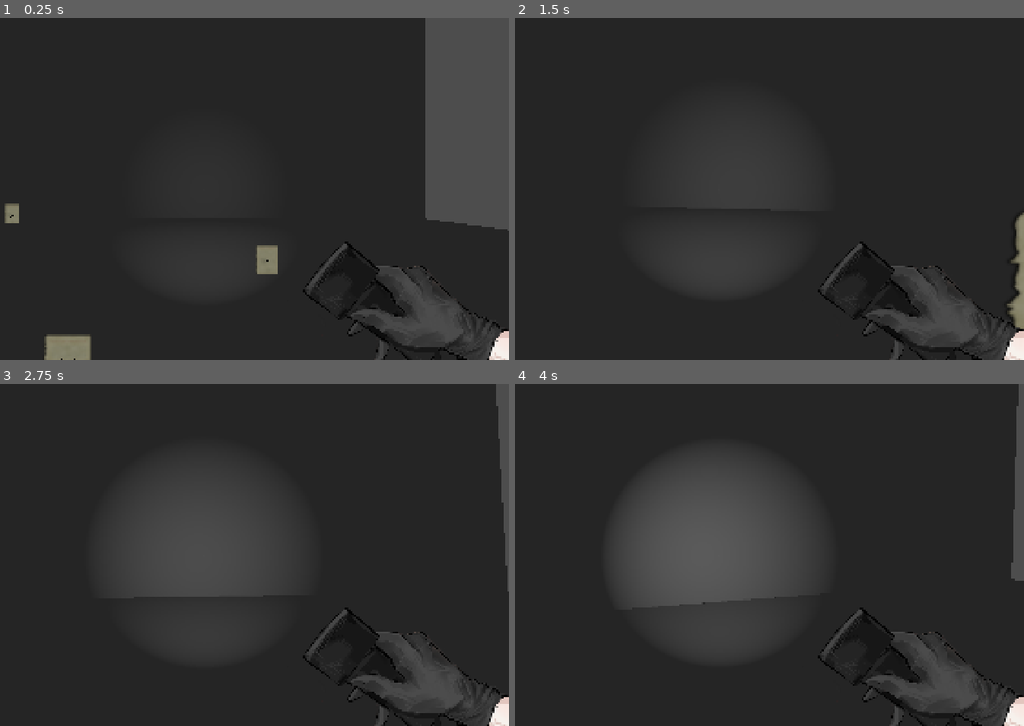
Above: before the commit, frames 1-4 (two rows, left to right).
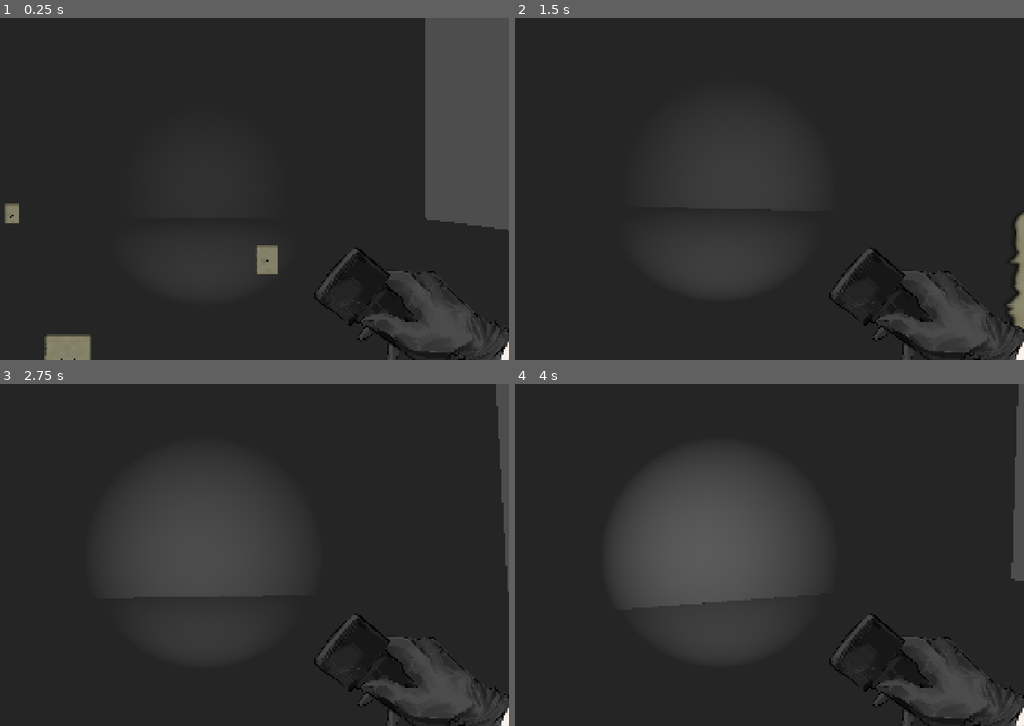
Above: after the commit, the same moments.

Repository: etherstep/mycophobia
Game: Godot game, scene res://Scenes/world.tscn
The game is run twice, just before and just after one commit, with the same random seed, the same clock (stepped at 60 frames per second) and the same inputs.
Inputs (mouse positions are in pixels of both pictures, inside the frame that each line leads up to):
- Up to frame 1 (0.25 s): no input
- Up to frame 2 (1.5 s): move the mouse to (754, 189) at 0.52 s; hold W (move_forward) from 0.53 s (still down); click (754, 189) at 0.6 s; move the mouse to (688, 189) at 1.27 s; click (688, 189) at 1.35 s
- Up to frame 3 (2.75 s): keep holding W (move_forward); move the mouse to (218, 548) at 2.02 s; click (218, 548) at 2.1 s
- Up to frame 4 (4 s): keep holding W (move_forward); move the mouse to (713, 561) at 2.77 s; click (713, 561) at 2.85 s; tap Enter at 3.5 s; move the mouse to (764, 558) at 3.52 s; click (764, 558) at 3.6 s

The runs differ from the first frame. In frame 1, 1.6% of the frame differs, in the area x 59-100%, y 65-100%; in frame 2, 1.6%; in frame 3, 1.6%; in frame 4, 1.6%.

Commit message:
tweaked light settings

Diff:
--- a/Scenes/player.tscn
+++ b/Scenes/player.tscn
@@ -34,10 +34,10 @@
 anchors_preset = 15
 anchor_right = 1.0
 anchor_bottom = 1.0
-offset_left = 352.00006
-offset_top = 952.0
-offset_right = 1164.0
-offset_bottom = 1920.0
+offset_left = 384.00003
+offset_top = 968.00006
+offset_right = 1196.0
+offset_bottom = 1936.0
 grow_horizontal = 2
 grow_vertical = 2
 rotation = -0.61086524
